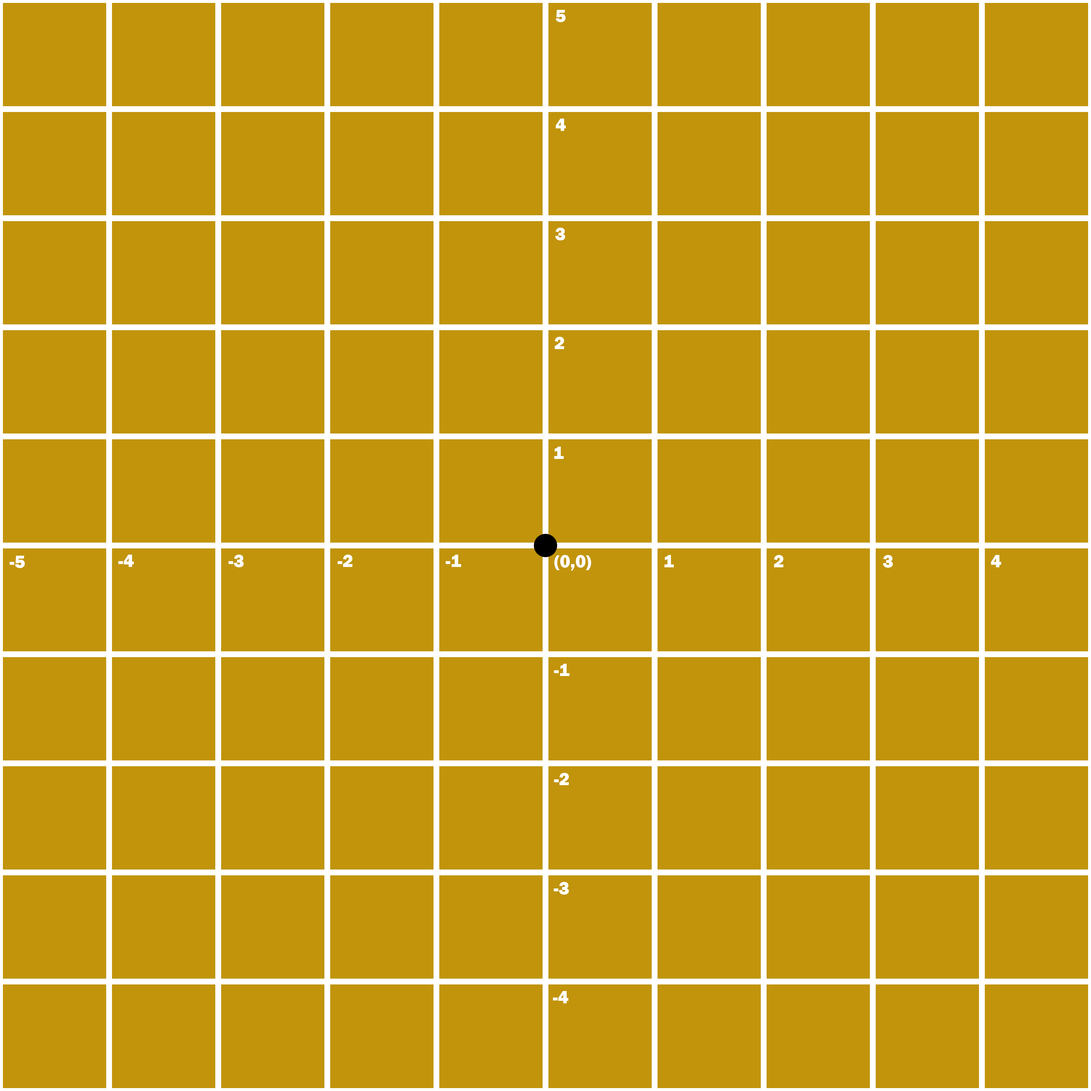
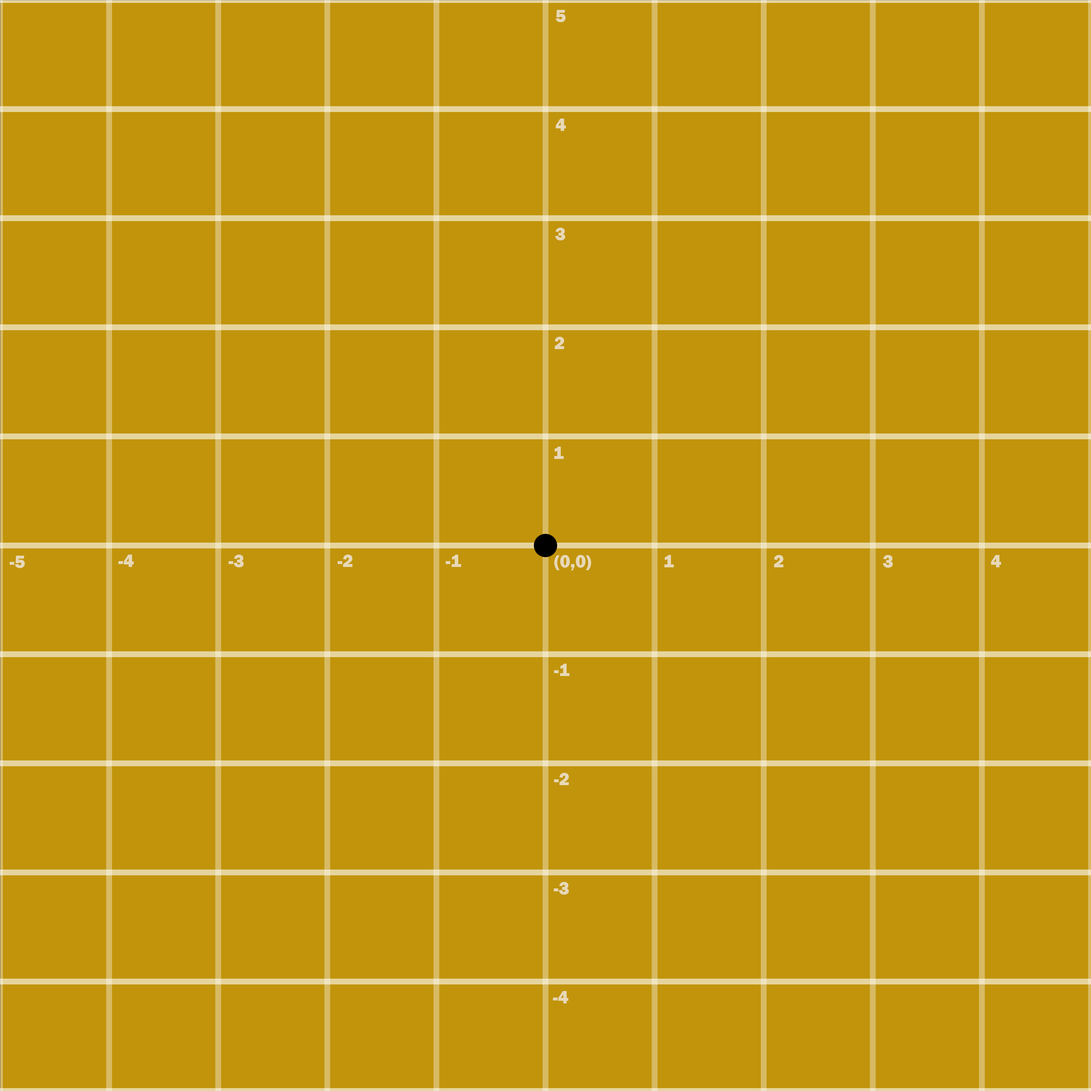
Layered file, before and after one edit (1091x1091). Changes by layer:
"-1" (1st of 2): opacity 100% → 60% over [554, 663, 570, 677]
"-2" (1st of 2): opacity 100% → 60% over [554, 773, 570, 786]
"-3" (1st of 2): opacity 100% → 60% over [553, 882, 570, 896]
"-4" (1st of 2): opacity 100% → 60% over [553, 991, 569, 1004]
"5": opacity 100% → 60% over [555, 9, 567, 23]
"-1" (2nd of 2): opacity 100% → 60% over [445, 554, 462, 568]
"-2" (2nd of 2): opacity 100% → 60% over [337, 554, 353, 568]
"-3" (2nd of 2): opacity 100% → 60% over [228, 554, 244, 568]
"-5": opacity 100% → 60% over [9, 555, 26, 569]
"-4" (2nd of 2): opacity 100% → 60% over [118, 554, 134, 568]
"(0,0)": opacity 100% → 60% over [554, 555, 592, 571]
"Verticales": opacity 100% → 60% over [0, 0, 1091, 1091]
"Línea 1 copia 13": opacity 100% → 60% over [0, 0, 3, 1091]
"Línea 1 copia 12" (1st of 2, in "Verticales"): opacity 100% → 60% over [215, 0, 222, 1091]
"Línea 1 copia 12" (2nd of 2, in "Verticales"): opacity 100% → 60% over [106, 0, 113, 1091]
"Línea 1 copia 11" (1st of 2, in "Verticales"): opacity 100% → 60% over [433, 0, 440, 1091]
"Línea 1 copia 11" (2nd of 2, in "Verticales"): opacity 100% → 60% over [324, 0, 331, 1091]
"Línea 1 copia 10" (1st of 2, in "Verticales"): opacity 100% → 60% over [1088, 0, 1091, 1091]
"Línea 1 copia 10" (2nd of 2, in "Verticales"): opacity 100% → 60% over [979, 0, 986, 1091]
"Línea 1 copia 9" (1st of 2, in "Verticales"): opacity 100% → 60% over [870, 0, 877, 1091]
"Línea 1 copia 9" (2nd of 2, in "Verticales"): opacity 100% → 60% over [761, 0, 767, 1091]
"Línea 1 copia 8": opacity 100% → 60% over [651, 0, 658, 1091]
"Línea 1 copia 7": opacity 100% → 60% over [542, 0, 549, 1091]
"Horizontales": opacity 100% → 60% over [0, 0, 1091, 1091]
…and 8 more changes (8 opacity)
